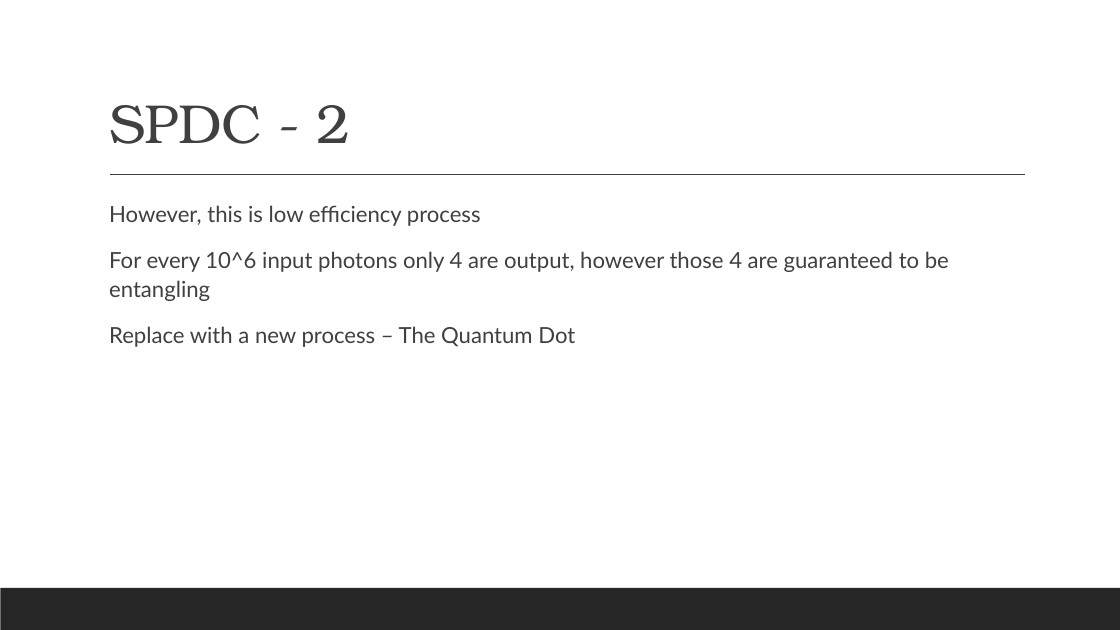
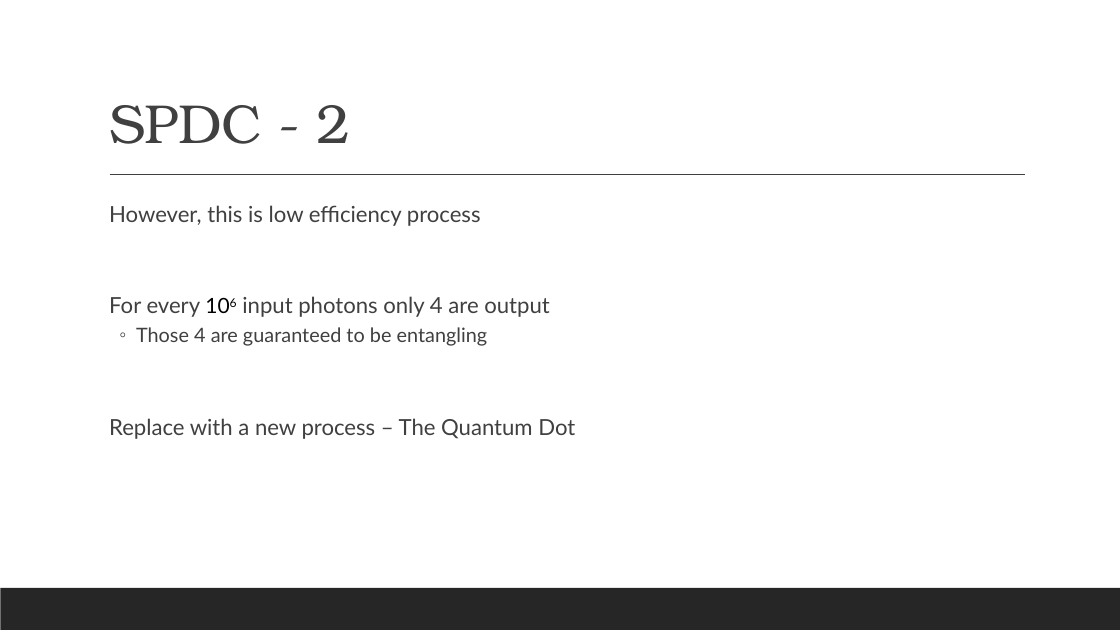
Before and after one commit to Suthendran/PHYS-437-B-Thesis, a slide deck: slide 6 of Electron Musical Chairs.pptx. Drawn at 1120x630 pixels with LibreOffice and Linux fonts; fonts in the diff are those of the drawing. Boxes give left, top, right and bottom in pixels: in the first picture for what was removed or moved away, otherwise in the second. Text is boxed around its words. In the diff, an @@ line names an element or a change of style, - is before the commit and + after.

```diff
--- a/Electron Musical Chairs.pptx
+++ b/Electron Musical Chairs.pptx
@@ text at <box>109,296,549,346</box>: text changed @@
-  For every 10^6 input photons only 4 are output, however those 4 are guaranteed to be entangling
+  For every 106 input photons only 4 are output
+  ◦ Those 4 are guaranteed to be entangling
```
Also in this commit, not shown: 7 other slides changed, 28 slides added, 4 slides removed, 1 other file.
